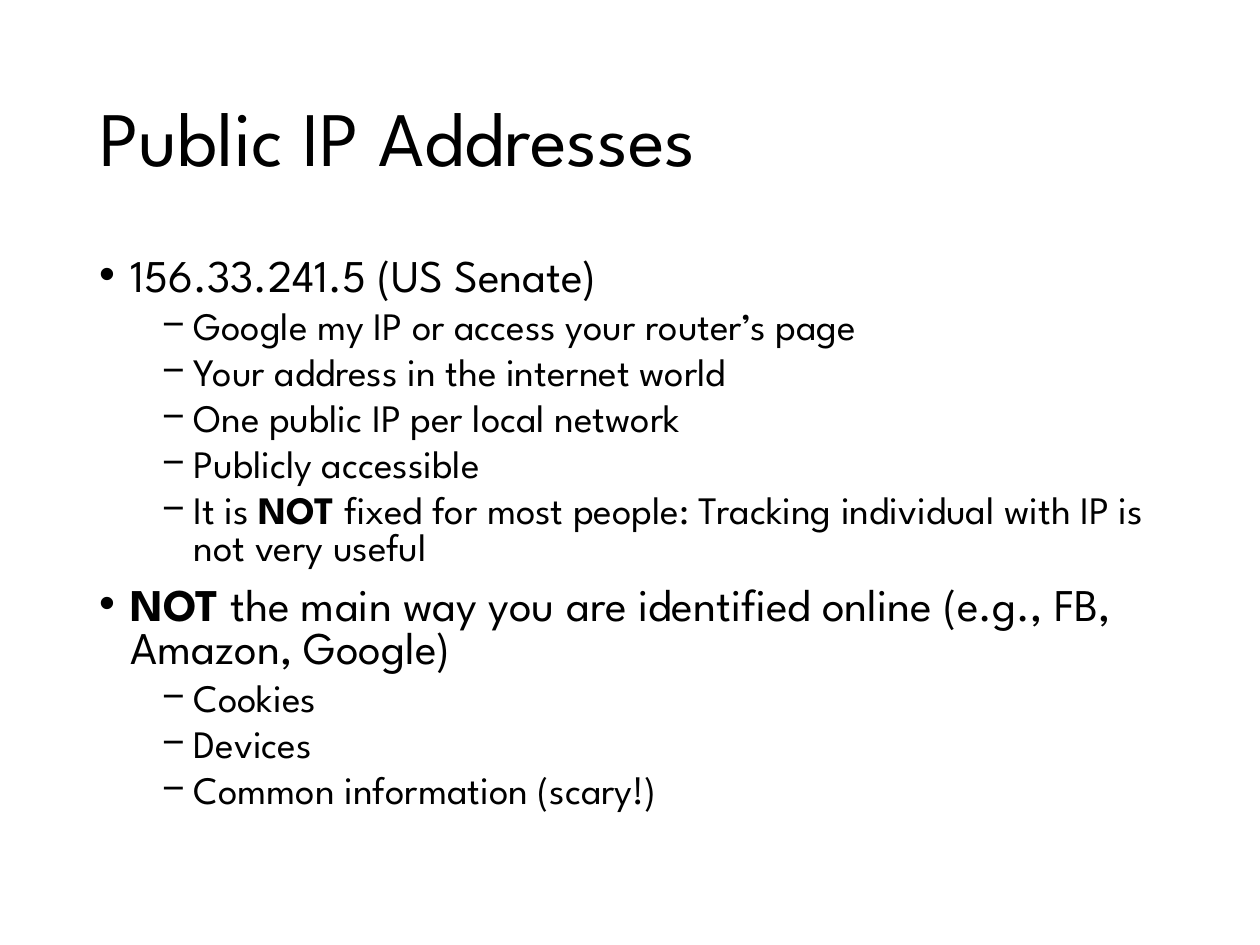
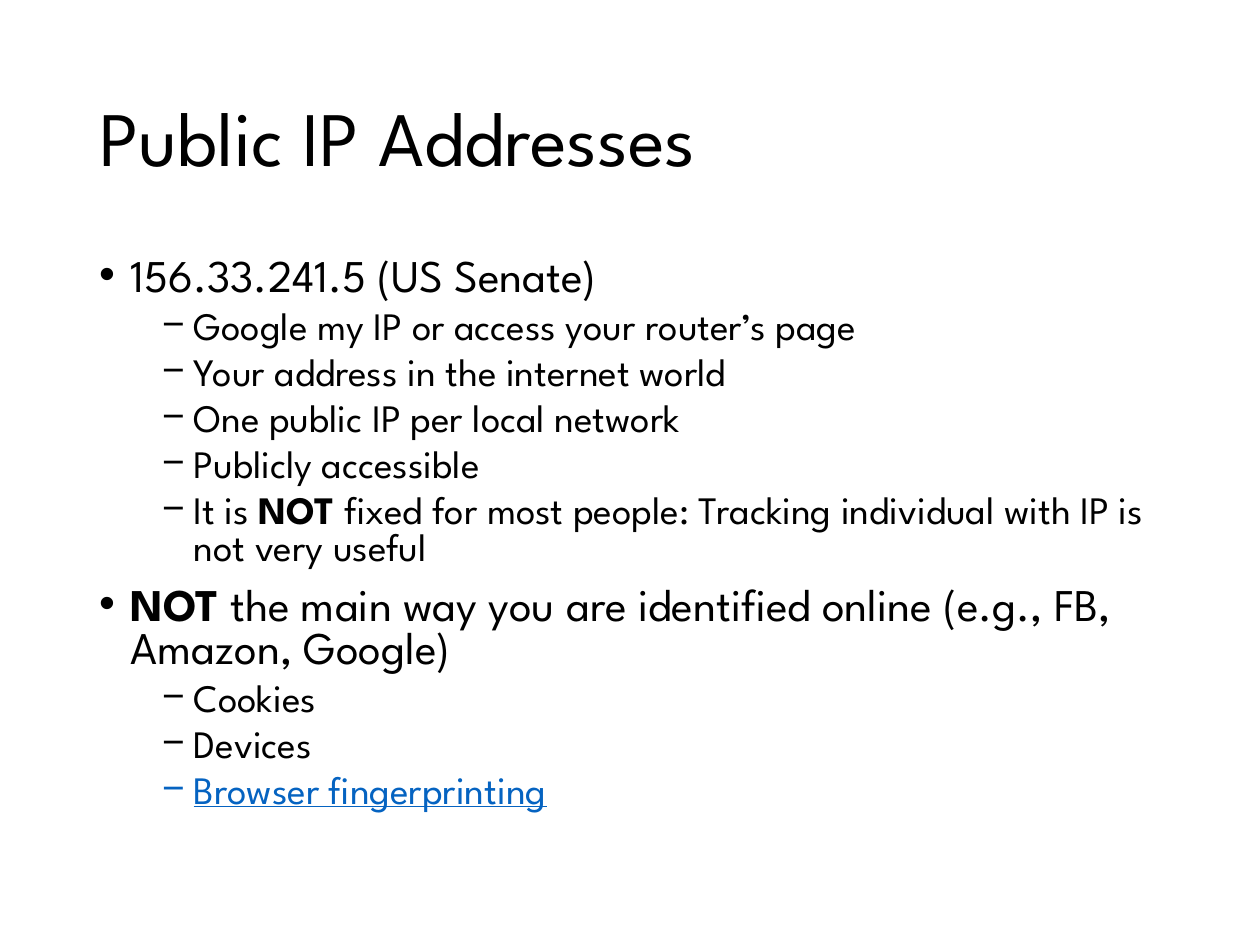
Before and after one commit to Yi-Chia-Chen/my-website, a slide deck: slide 35 of Files/Slides/Web Development_Yi-Chia Chen.pptx (slide 34 before the commit). Drawn at 1260x945 pixels with LibreOffice and Linux fonts; fonts in the diff are those of the drawing. Boxes give left, top, right and bottom in pixels: in the first picture for what was removed or moved away, otherwise in the second. Text is boxed around its words. In the diff, an @@ line names an element or a change of style, - is before the commit and + after.

```diff
--- a/Files/Slides/Web Development_Yi-Chia Chen.pptx
+++ b/Files/Slides/Web Development_Yi-Chia Chen.pptx
@@ text at (x1=194, y1=777, x2=546, y2=813): text changed; text colour #000000 to #0563C1 @@
-  − Common information (scary!)
+  − Browser fingerprinting
```
Also in this commit, not shown: 1 slide added, 1 other file.
